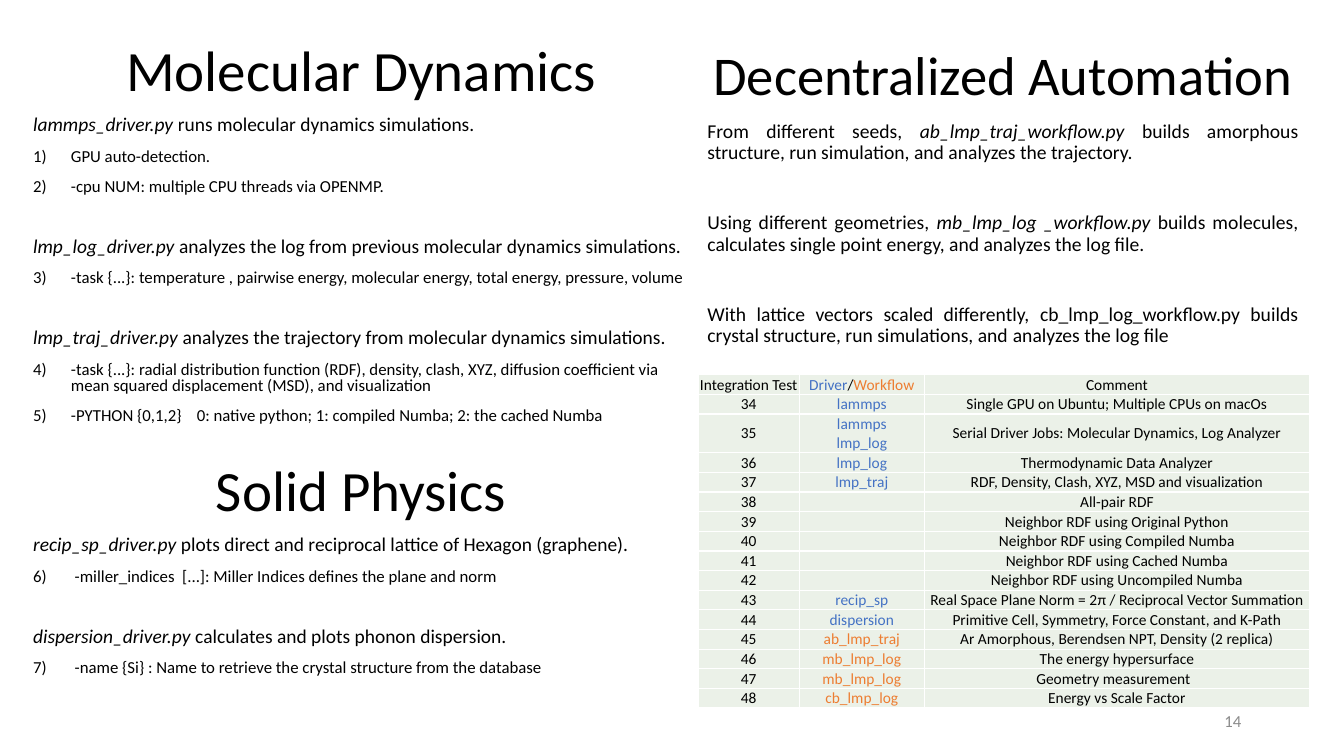
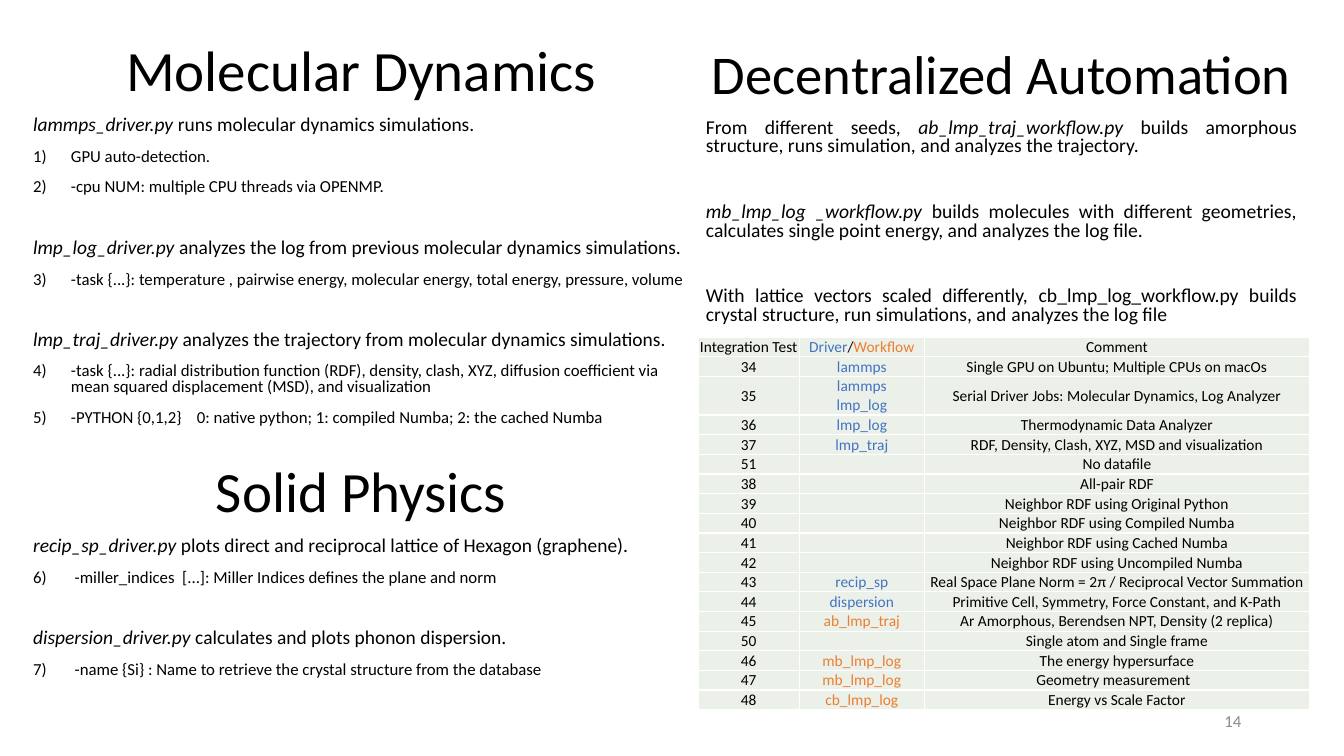
Before and after one commit to zhteg4pvt/nemd, a slide deck: slide 14 of docs/power_point/nemd.pptx. Drawn at 1344x756 pixels with LibreOffice and Linux fonts; fonts in the diff are those of the drawing. Boxes give left, top, right and bottom in pixels: in the first picture for what was removed or moved away, otherwise in the second. Text is boxed around its words. In the diff, an @@ line names an element or a change of style, - is before the commit and + after.

Commit message:
itest 0013: Initiation failture itest of polymer cru, performance, single atom/frame, and no relaxation added to nemd.pptx

```diff
--- a/docs/power_point/nemd.pptx
+++ b/docs/power_point/nemd.pptx
@@ text at [706, 56, 1297, 325]: line spacing 0.9 to 0.8 @@
@@ text at [706, 120, 1297, 241]: text changed @@
-From different seeds, ab_lmp_traj_workflow.py builds amorphous structure, run simulation, and analyzes the trajectory.
-Using different geometries, mb_lmp_log _workflow.py builds molecules, calculates single point energy, and analyzes the log file.
+From different seeds, ab_lmp_traj_workflow.py builds amorphous structure, runs simulation, and analyzes the trajectory.
+mb_lmp_log _workflow.py builds molecules with different geometries, calculates single point energy, and analyzes the log file.
@@ table at [699, 337, 1310, 712] @@
+row 6: 51 |  | No datafile
+row 15: 50 |  | Single atom and Single frame
@@ table: place and size @@
-table at [699, 375, 1310, 710]
+table at [699, 337, 1310, 712]
```
Also in this commit, not shown: 4 other slides changed, 6 other files.
